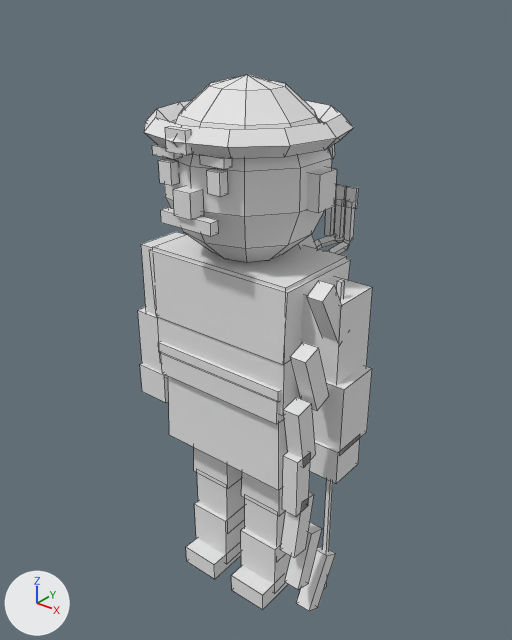
Two versions of the Blender file art_source/blender/units/blend/chinese/archer_a1.blend, one commit apart.
Before and after are seen from a 50 mm camera at (1.262, -1.54, 1.958) aimed at (-0.015, 0.056, 0.968). Lighting does not change. The marker at lower left points along +X, +Y and +Z. The first picture is the older version. Mesh edges are drawn as thin lines.

The scene before the commit, as lines of its bpy script (objects in view):
```python
me_body = bpy.data.meshes.new('Body')
me_body.from_pydata(...)  # 522 vertices, 434 faces; spans x -0.41..0.41, y -0.29..0.36, z 0.0..1.72
me_body.materials.append(mat_pe_unitpalette)  # its picture is missing
ob_body = bpy.data.objects.new('Body', me_body)
ob_body.location = (0.0, 0.0, 0.0)
```
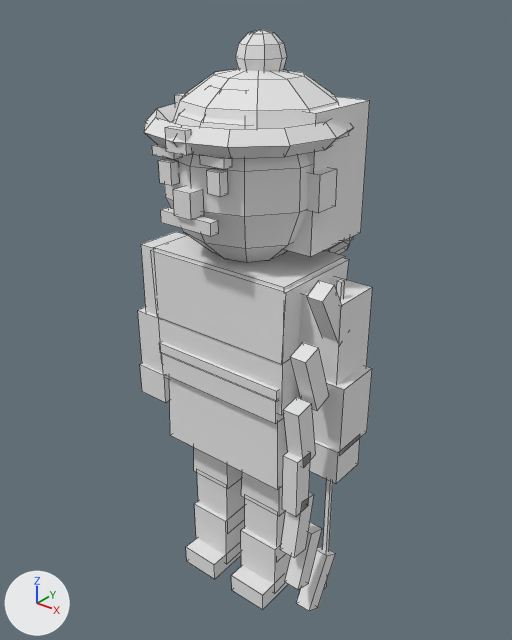
The newer file is also rescaled (x0.98) as a whole; pictures and numbers use the older file's frame.

Changed parts and their boxes [x1, y1, x2, y2] in the pictures (512 x 640 px; the box of a moved part takes in the faces that stretch with it):
'Body', reshaped (9% taller)
    before: [138, 75, 373, 611]
    after: [138, 29, 373, 611]
part 1 of me_body, moved or reshaped
    before: [153, 234, 347, 416]
    after: [151, 249, 349, 364]
part 2 of me_body, added
    after: [154, 235, 345, 415]
part 3 of me_body, added
    after: [175, 93, 370, 257]
part 4 of me_body, added
    after: [235, 29, 287, 72]
part 5 of me_body, added
    after: [173, 68, 349, 138]
part 6 of me_body, moved or reshaped (not visible afterwards)
    before: [335, 184, 359, 209]

What changed in the scene script:
```text
Change me_body:
    used by ob_body; location = (0.0, 0.0, 0.0)
    remove me_body.from_pydata(...)  # 522 vertices, 434 faces; spans x -0.41..0.41, y -0.29..0.36, z 0.0..1.72
    add me_body.from_pydata(...)  # 603 vertices, 519 faces; spans x -0.41..0.41, y -0.29..0.36, z 0.0..1.83
    me_body part 1: the loose piece of 8 vertices spanning x -0.25..0.25, y -0.15..0.15, z 0.82..1.22 is scaled about its middle by (1, 1.03, 0.55), then moved by (0.0, 0.0, 0.08)
    me_body part 2: a new loose piece, a box spanning x -0.24..0.24, y -0.15..0.15, z 0.82..1.22, in mat_pe_unitpalette (its picture is missing)
    me_body part 3: a new loose piece, a box spanning x -0.24..0.24, y -0.03..0.23, z 1.27..1.65, in mat_pe_unitpalette (its picture is missing)
    me_body part 4: a new loose piece, a UV sphere (8 segments, 6 rings, poles along z) spanning x -0.07..0.07, y -0.01..0.13, z 1.69..1.83, in mat_pe_unitpalette (its picture is missing)
    me_body part 5: a new loose piece of 31 vertices spanning x -0.25..0.25, y -0.2..0.3, z 1.57..1.74, in mat_pe_unitpalette (its picture is missing)
    me_body part 6
    6 vertices are removed from x 0.16..0.22, y 0.23, z 1.34..1.4
    15 faces are deleted
    6 vertices move within x 0.15..0.22, y 0.23, z 1.34..1.4
    6 vertices are added at (0.15, 0.22, 1.34), (0.15, 0.22, 1.4), (0.19, 0.22, 1.34), (0.19, 0.22, 1.4), (0.22, 0.22, 1.34), (0.22, 0.22, 1.4)
    15 new faces join them
    other edits to the shape of me_body do not show in these pictures
```
